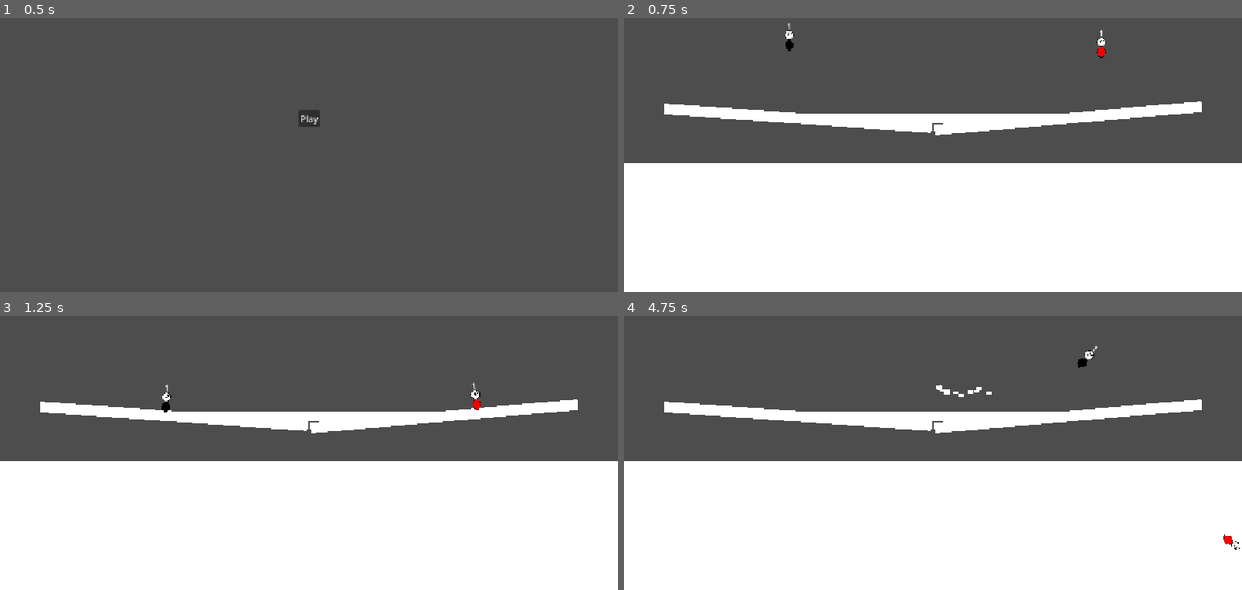
Above: before the commit, frames 1-4 (two rows, left to right).
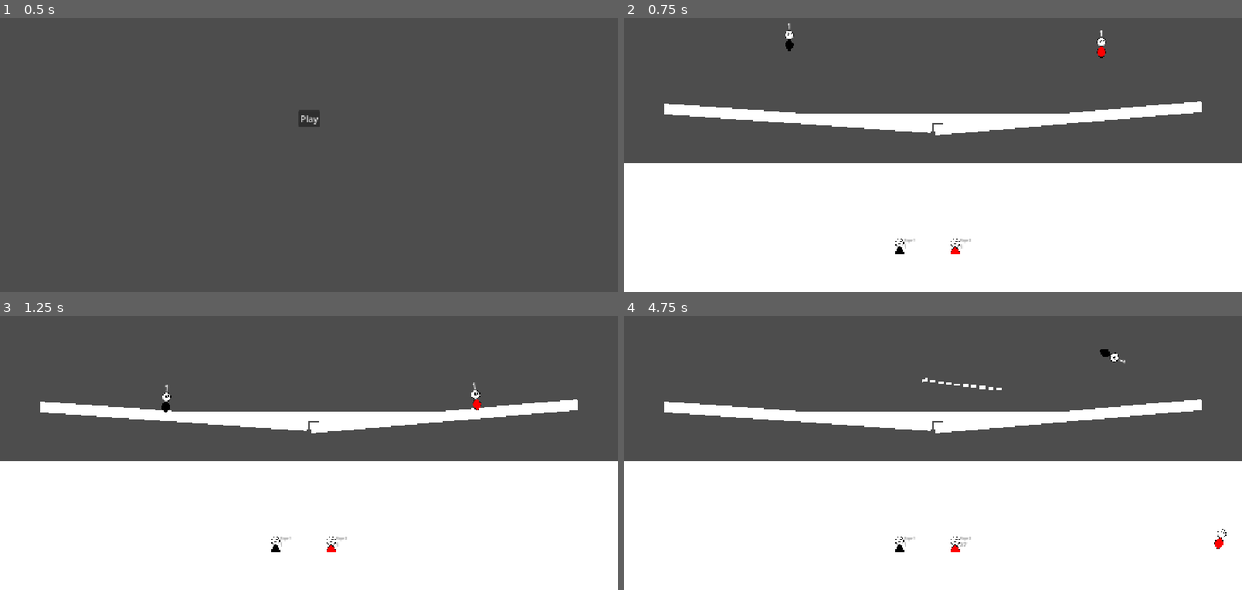
Above: after the commit, the same moments.

Repository: iluebke862/shitpost-fighting-game
Game: Godot game, scene res://scenes/main.tscn
Same seed, same stepped clock (60 frames per second), same inputs: the game is played once before the commit and once after it.
Inputs:
- Up to frame 1 (0.5 s): no input
- Up to frame 2 (0.75 s): click "Play" at 0.5 s
- Up to frame 3 (1.25 s): no input
- Up to frame 4 (4.75 s): tap Enter at 1.25 s; hold D (P1 - right) 1.28-2.03 s; tap S (P1 - shoot) at 1.35, 4.35 s; tap W (P1 - jump) at 1.52, 2.27, 3.77, 4.52 s; hold A (P1 - left) 2.03-2.78 s; tap Left (P2 - left) at 2.1 s; hold Right (P2 - right) 2.78-3.53 s; hold D (P1 - right) 2.78-4.28 s; tap Down (P2 - shoot) at 3.6 s; hold A (P1 - left) from 4.28 s (still down)

Frame 1 is identical in both runs. In frame 2, 0.1% of the frame differs, in the area x 43-57%, y 80-87%; in frame 3, 0.1%; in frame 4, 0.6%, in the area x 43-100%, y 10-87%.

Commit message:
i added ui

Diff:
--- a/project.godot
+++ b/project.godot
@@ -14,6 +14,10 @@
 run/main_scene="uid://j7rxgo0gu1dv"
 config/features=PackedStringArray("4.7", "Forward Plus")
 config/icon="res://sprites/icon.svg"
+
+[audio]
+
+buses/default_bus_layout=""
 
 [display]
 
--- a/scenes/main.tscn
+++ b/scenes/main.tscn
@@ -75,6 +75,29 @@
 [node name="CollisionShape2D" type="CollisionShape2D" parent="Deathwall/Area2D4" unique_id=773689063]
 shape = SubResource("WorldBoundaryShape2D_o1m7y")
 
+[node name="player list" type="Control" parent="." unique_id=831511230]
+custom_minimum_size = Vector2(1152, 648)
+layout_mode = 3
+anchors_preset = 15
+anchor_right = 1.0
+anchor_bottom = 1.0
+grow_horizontal = 2
+grow_vertical = 2
+size_flags_horizontal = 3
+size_flags_vertical = 3
+mouse_filter = 2
+
+[node name="HBoxContainer" type="HBoxContainer" parent="player list" unique_id=1823053691]
+custom_minimum_size = Vector2(0, 100)
+layout_mode = 1
+anchors_preset = 12
+anchor_top = 1.0
+anchor_right = 1.0
+anchor_bottom = 1.0
+grow_horizontal = 2
+grow_vertical = 0
+alignment = 1
+
 [connection signal="pressed" from="Button" to="." method="_on_button_pressed"]
 [connection signal="body_entered" from="Deathwall/Area2D" to="Deathwall" method="_on_area_2d_body_entered"]
 [connection signal="body_entered" from="Deathwall/Area2D2" to="Deathwall" method="_on_area_2d_body_entered"]
--- a/scenes/player.tscn
+++ b/scenes/player.tscn
@@ -4,6 +4,7 @@
 [ext_resource type="Texture2D" uid="uid://2fnvg2f1gvfm" path="res://sprites/derpy guy.png" id="2_g2els"]
 
 [sub_resource type="CapsuleShape2D" id="CapsuleShape2D_0i7yq"]
+radius = 9.0
 
 [sub_resource type="CapsuleMesh" id="CapsuleMesh_0i7yq"]
 radius = 10.0
--- /dev/null
+++ b/scenes/playertracker.tscn
@@ -0,0 +1,52 @@
+[gd_scene format=3 uid="uid://mdgg54f0n7fc"]
+
+[ext_resource type="Script" uid="uid://jncnpl0wx8rk" path="res://script/playertracker.gd" id="1_qsn2s"]
+[ext_resource type="Texture2D" uid="uid://2fnvg2f1gvfm" path="res://sprites/derpy guy.png" id="2_x2xkd"]
+
+[sub_resource type="LabelSettings" id="LabelSettings_i4k1y"]
+font_size = 5
+outline_size = 1
+outline_color = Color(0, 0, 0, 1)
+
+[sub_resource type="LabelSettings" id="LabelSettings_6bhls"]
+font_size = 10
+outline_size = 1
+outline_color = Color(0, 0, 0, 1)
+
+[node name="player 1" type="Control" unique_id=1219078383]
+custom_minimum_size = Vector2(100, 0)
+layout_mode = 3
+anchors_preset = 0
+offset_left = -50.0
+offset_top = -13.0
+offset_right = 50.0
+offset_bottom = 15.0
+script = ExtResource("1_qsn2s")
+
+[node name="Sprite" type="TextureRect" parent="." unique_id=2014448009]
+texture_filter = 1
+clip_contents = true
+layout_mode = 0
+offset_left = 31.0
+offset_right = 48.0
+offset_bottom = 28.0
+texture = ExtResource("2_x2xkd")
+expand_mode = 1
+stretch_mode = 2
+
+[node name="Name" type="Label" parent="." unique_id=758696548]
+layout_mode = 0
+offset_left = 48.0
+offset_right = 68.0
+offset_bottom = 8.0
+text = "Player 1"
+label_settings = SubResource("LabelSettings_i4k1y")
+
+[node name="Health" type="Label" parent="." unique_id=710676949]
+layout_mode = 0
+offset_left = 48.0
+offset_top = 8.0
+offset_right = 68.0
+offset_bottom = 28.0
+text = "0"
+label_settings = SubResource("LabelSettings_6bhls")
--- a/script/main.gd
+++ b/script/main.gd
@@ -2,6 +2,7 @@
 
 const maps = [preload("res://scenes/map.tscn")]
 const player = preload("res://scenes/player.tscn")
+const tracker = preload("res://scenes/playertracker.tscn")
 
 var active = false
 
@@ -14,6 +15,10 @@
 		new.position = get_node("map").get_child(0).get_node("spawns").get_children()[i % get_node("map").get_child(0).get_node("spawns").get_child_count()].position
 		get_node("players").add_child(new)
 		new.player = i+1
+		var newtracker = tracker.instantiate()
+		newtracker.player = new
+		get_node("player list/HBoxContainer").add_child(newtracker)
+
 	get_node("Button").hide()
 	active = true
 
--- a/script/player.gd
+++ b/script/player.gd
@@ -18,7 +18,7 @@
 var on_floor = false
 var jumpcooldown = false
 
-
+signal killtracker()
 
 
 
@@ -31,7 +31,7 @@
 
 
 func death():
-
+	killtracker.emit()
 	queue_free()
 
 
--- /dev/null
+++ b/script/playertracker.gd
@@ -0,0 +1,28 @@
+extends Control
+
+var player
+
+@onready var Sprite = $Sprite
+@onready var Name = $Name
+@onready var Health = $Health
+
+const textures = [
+	preload("res://sprites/derpy guy.png"),
+	preload("res://sprites/derpy guy red.png")
+]
+
+# Called when the node enters the scene tree for the first time.
+func _ready() -> void:
+	Name.text = "Player "+ str(player.player)
+	Sprite.texture = textures[player.player-1]
+	player.killtracker.connect(die)
+	pass # Replace with function body.
+
+
+# Called every frame. 'delta' is the elapsed time since the previous frame.
+func _process(delta: float) -> void:
+	Health.text = str(player.HP)
+	pass
+
+func die():
+	queue_free()
Not shown, added: script/playertracker.gd.uid
